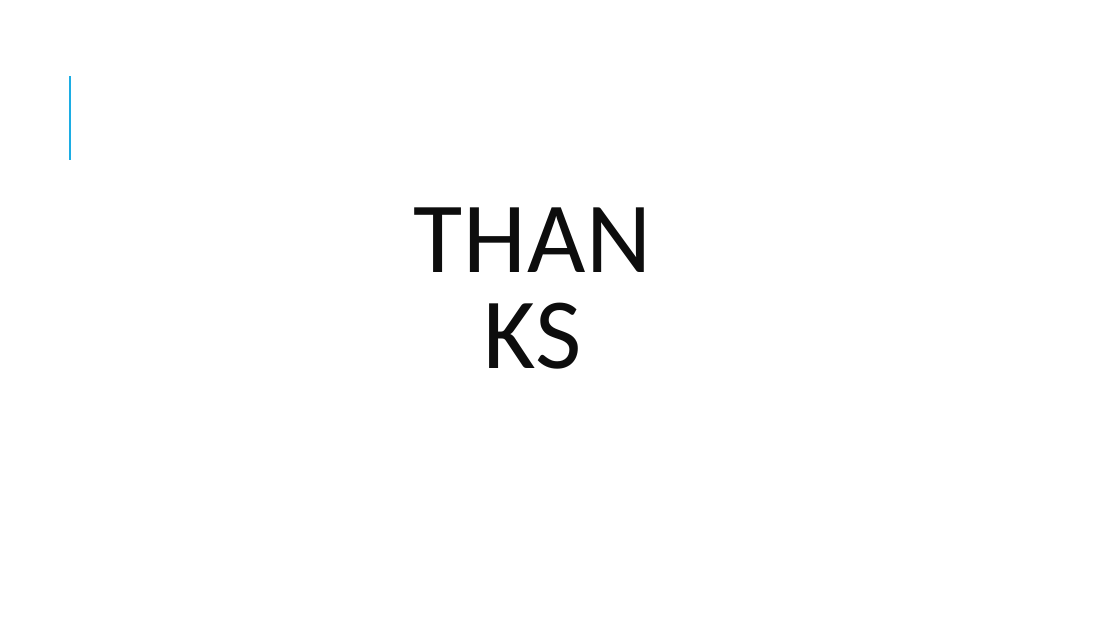
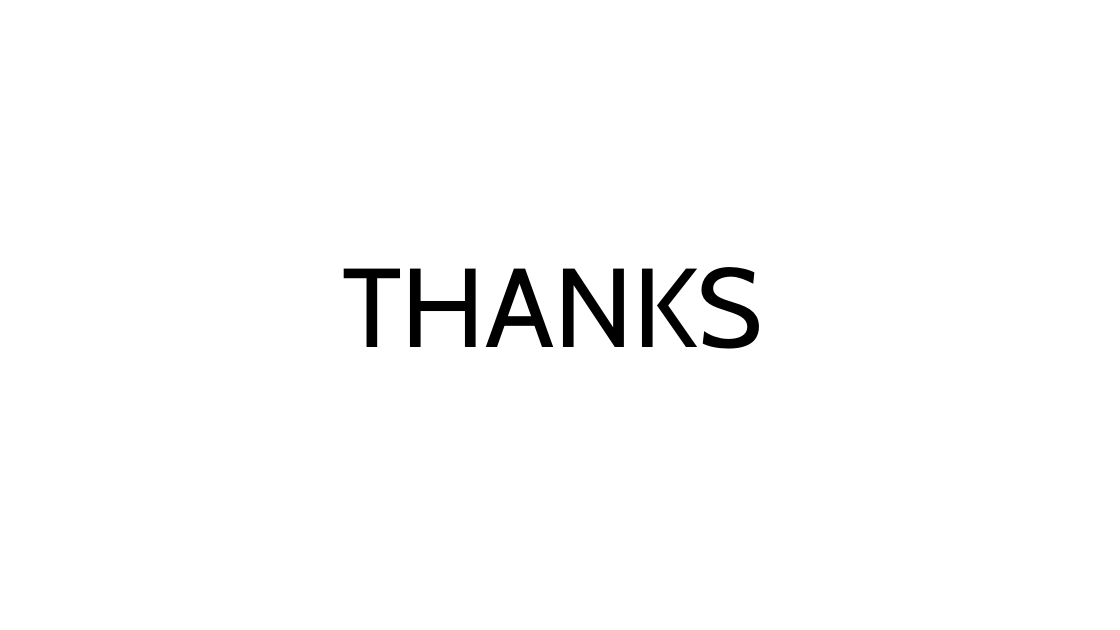
Before and after one commit to Harman-singh-waraich/Chit-Fund, a slide deck: slide 6 of Chit Fund.pptx (slide 5 before the commit). Drawn at 1120x630 pixels with LibreOffice and Linux fonts; fonts in the diff are those of the drawing. Boxes give left, top, right and bottom in pixels: in the first picture for what was removed or moved away, otherwise in the second. Text is boxed around its words. In the diff, an @@ line names an element or a change of style, - is before the commit and + after.

```diff
--- a/Chit Fund.pptx
+++ b/Chit Fund.pptx
@@ line removed from (70, 160) to (70, 76) @@
@@ text "THANKS": place and size @@
-text "THANKS" at box(392, 254, 674, 392)
+text "THANKS" at box(342, 267, 762, 349)
@@ text "THANKS" at box(342, 267, 762, 349): size 86.4 to 96 pt, font Calibri to Cabin, text colour #0D0D0D to #000000, letter spacing 1 to 0 pt; alignment centre to left; line spacing 0.8 to 1; vertical alignment middle to top @@
```
Also in this commit, not shown: 3 other slides changed, 1 slide added, 1 other file.
